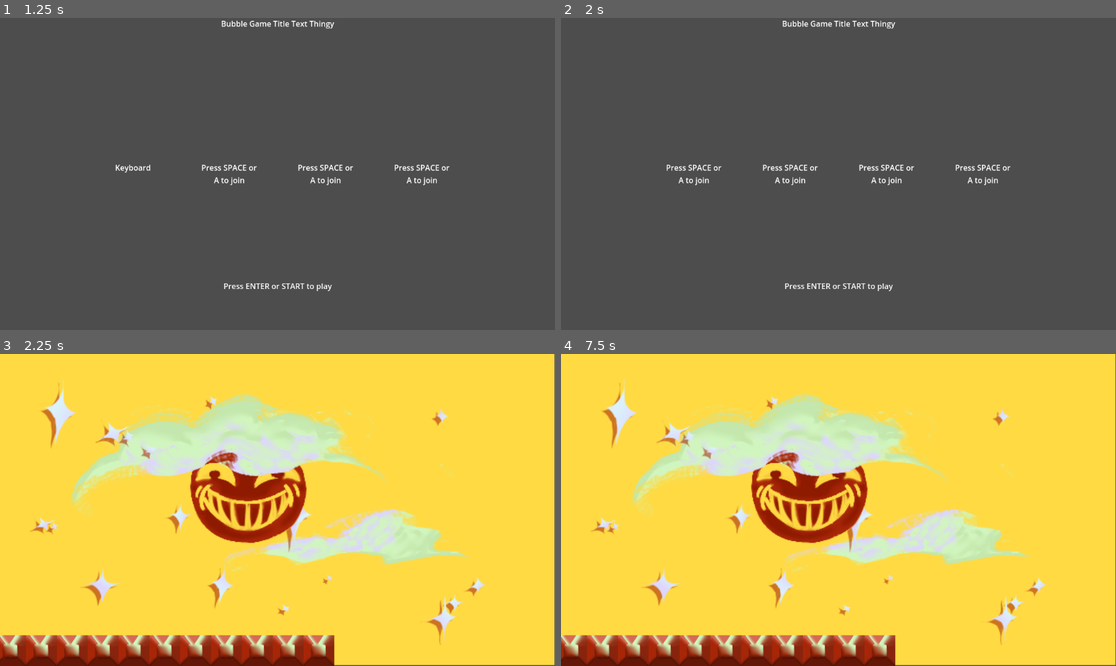
Above: before the commit, frames 1-4 (two rows, left to right).
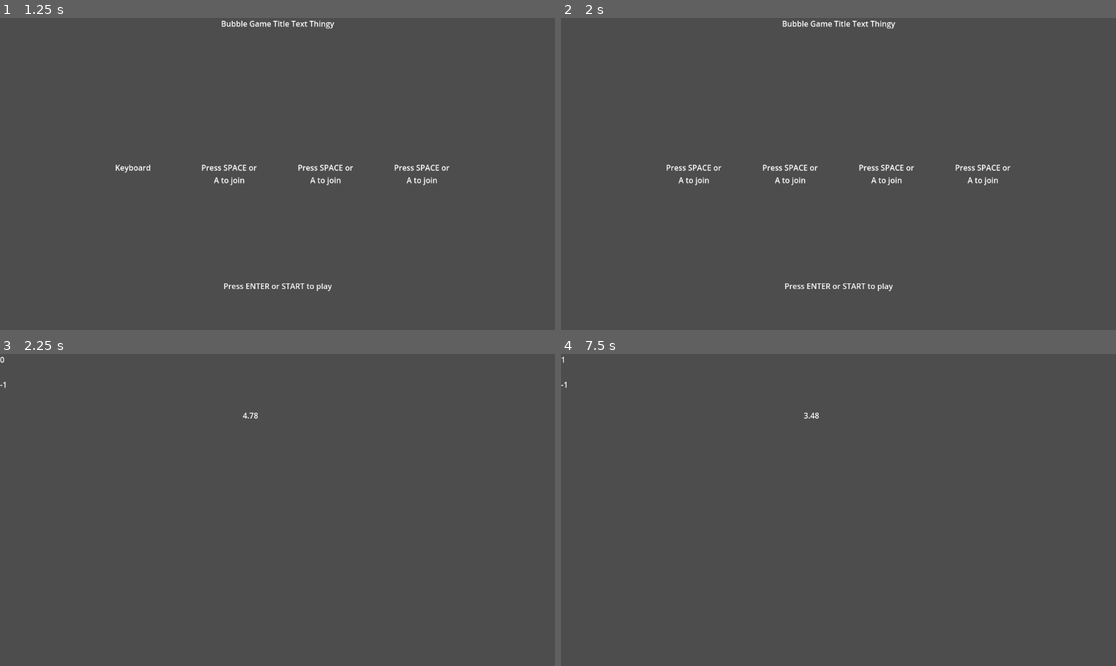
Above: after the commit, the same moments.

Repository: Nova840/GGJ2025
Game: Godot game, scene res://scenes/start_menu.tscn
Same seed, same stepped clock (60 frames per second), same inputs: the game is played once before the commit and once after it.
Inputs:
- Up to frame 1 (1.25 s): tap Space (Keyboard Action 1) at 0.5 s; hold D (Keyboard Right) from 0.53 s (still down); hold Space (Keyboard Action 1) from 0.53 s (still down); tap W (Keyboard Up) at 0.77 s
- Up to frame 2 (2 s): keep holding D (Keyboard Right); release Space (Keyboard Action 1) at 1.28 s; tap Shift (Keyboard Action 2) at 1.35 s; tap W (Keyboard Up) at 1.52 s
- Up to frame 3 (2.25 s): tap Space (Keyboard Action 1) at 2 s; release D (Keyboard Right) at 2.03 s; hold A (Keyboard Left) from 2.03 s (still down); hold Enter (Keyboard Start) from 2.03 s (still down)
- Up to frame 4 (7.5 s): release A (Keyboard Left) at 2.78 s; release Enter (Keyboard Start) at 2.78 s; hold D (Keyboard Right) 2.78-4.28 s; tap Space (Keyboard Action 1) at 2.85, 7.35 s; tap W (Keyboard Up) at 3.02, 3.77, 4.52, 6.02, 6.77 s; tap Enter (Keyboard Start) at 3.5, 4.25, 4.35 s; hold Shift (Keyboard Action 2) 3.53-4.28 s; hold A (Keyboard Left) 4.28-5.03 s; hold D (Keyboard Right) 5.03-5.78 s; hold Space (Keyboard Action 1) 5.03-5.78 s; hold A (Keyboard Left) 5.78-7.28 s; tap Shift (Keyboard Action 2) at 5.85 s; hold Enter (Keyboard Start) 6.53-7.28 s; hold D (Keyboard Right) from 7.28 s (still down)

Frames 1-2 are identical in both runs. In frame 3, 100% of the frame differs, in the area x 0-100%, y 0-100%; in frame 4, 100%.

Commit message:
Make level loading not repeat

Diff:
--- a/ggj25/scenes/game_manager.tscn
+++ b/ggj25/scenes/game_manager.tscn
@@ -4,4 +4,5 @@
 
 [node name="GameManager" type="Node"]
 script = ExtResource("1_d10d2")
-game_scene_paths = Array[String](["res://run/scenes/run.tscn"])
+game_scene_paths = Array[String](["res://scenes/test_game.tscn"])
+dont_repeat_rounds = 2
--- a/ggj25/scripts/game_manager.gd
+++ b/ggj25/scripts/game_manager.gd
@@ -2,6 +2,7 @@
 
 
 @export_file var game_scene_paths: Array[String]
+@export var dont_repeat_rounds: int
 
 const PLAYER_SPRITES: Array[Resource] = [
 	preload("res://assets/Blue Bubble .png"),
@@ -14,6 +15,7 @@
 var starting_players: Array[int]
 var alive_players: Array[int]
 var round_player_eliminated: Dictionary # [int player, int round eliminated]
+var all_game_scenes_loaded: Array[String]
 
 
 func get_input_move(player_controller: int) -> Vector2:
@@ -78,10 +80,21 @@
 
 	rounds_completed += 1
 
-	if alive_players.size() == 0:
+	if alive_players.is_empty():
 		get_tree().change_scene_to_file("res://scenes/end_screen.tscn")
 	else:
-		get_tree().change_scene_to_file(game_scene_paths[randi_range(0, game_scene_paths.size() - 1)])
+		var scenes := game_scene_paths.duplicate()
+		for i in dont_repeat_rounds:
+			if all_game_scenes_loaded.is_empty():
+				break
+			var scene_index_to_remove := scenes.find(all_game_scenes_loaded[all_game_scenes_loaded.size() - 1])
+			if scene_index_to_remove != -1:
+				scenes.remove_at(scene_index_to_remove)
+		if scenes.is_empty():
+			scenes = game_scene_paths.duplicate()
+		var scene_to_load: String = scenes[randi_range(0, scenes.size() - 1)]
+		all_game_scenes_loaded.append(scene_to_load)
+		get_tree().change_scene_to_file(scene_to_load)
 
 
 func reset() -> void:
@@ -89,6 +102,7 @@
 	alive_players = starting_players.duplicate()
 	for p in round_player_eliminated.keys():
 		round_player_eliminated[p] = -1
+	all_game_scenes_loaded.clear()
 
 
 func add_player(player: int) -> void:
Not shown, added: ggj25/assets/bubblepoppink.png.import
Not shown, added: ggj25/assets/dodgebackground.png.import
Not shown, added: ggj25/assets/needleDODGE.png.import
